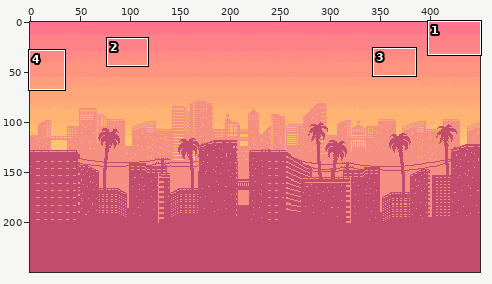
Sprite sheet -- images/slideshow/bg2.png. The first picture is a wide view before the edit; the outline marks the close-up.
Close-up. Old version:
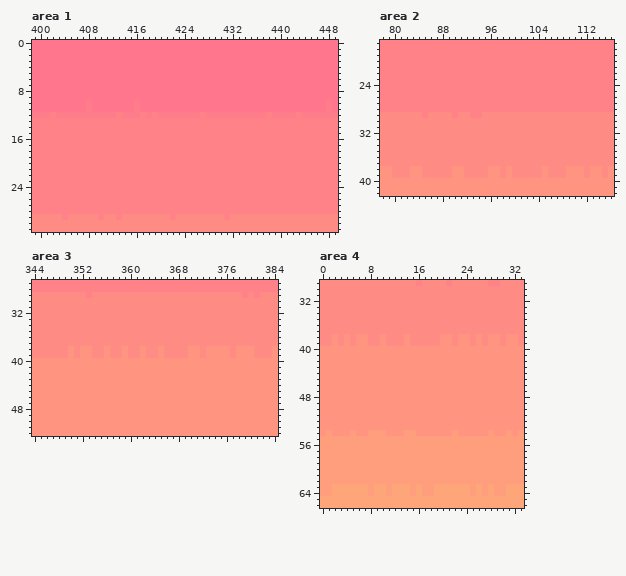
The file is 450x250 pixels. Colours within 5 levels of each other are drawn and written as one. Shown: area 1: x 399..449, y 0..31; area 2: x 78..116, y 17..42; area 3: x 344..384, y 27..52; area 4: x 0..33, y 29..66. The commit also changed other parts of the picture, which this record leaves out.
The same view after the edit:
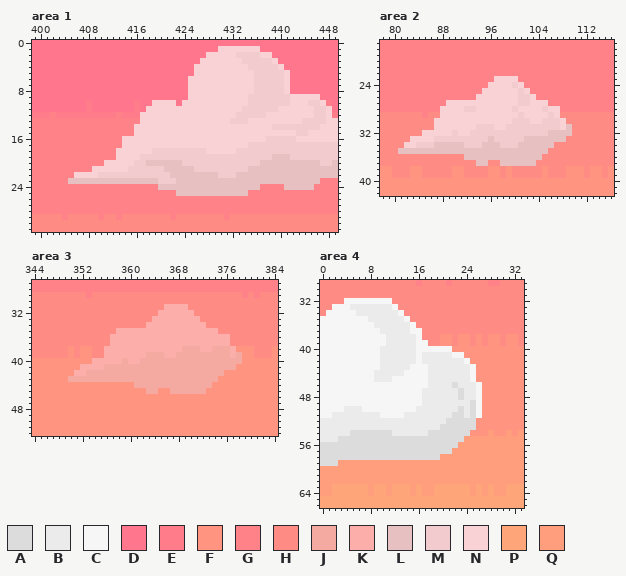
Palette (. is transparent): A #dcdcdc  B #ebebeb  C #f6f6f6  D #ff768d  E #ff7c8b  F #ff9481  G #ff8288  H #ff8c84  J #f4aaa0  K #fcafaa  L #e7c1c2  M #f1cbcd  N #f9d2d5  P #ffa57a  Q #ff9e7d
From old to new:
Changed rows in their new state; - is an unchanged pixel.
Area 1:
first column x 405:
 1 -------------------------NNNNNNN-------------
 2 -----------------------NNNNNMMMMNN-----------
 3 ----------------------NNNNNNNMMMMMN----------
 4 ---------------------NNNNNNNNNMMMMMN---------
 5 ---------------------NNNNNNNNNNMMMMMN--------
 6 --------------------NNNNNNNNNNNMMMMMN--------
 7 --------------------NNNNNNNNNNNMMMMMN--------
 8 --------------------NNNNNNNNNNNMMMMMN--------
 9 --------------------NNNNNNNNNNMMMMMMMNNNNN---
10 --------------NNNN-NNNNNNNNNNNMMMMMMMNNNMMN--
11 -------------NNNNNNNNNNNNNNNNMMMMMMNNNNNNMMN-
12 ------------NNNNNNNNNNNNNNNNMMMMMNNNNNNNNMMN-
13 ------------NNNNNNNNNNNNNNNMMMNNNNNNNNNMMMMNN
14 -----------NNNNNNNNNNNNNNNNNNNNNNNMMMMMMMMNNN
15 -----------NNNNNNNNNNNNNNNNNNNNNNNNNNNMMNNNNN
16 ---------NNNNNNNNNNNNNNNNNNNNNNNNMMMMMNNNNNNN
17 ---------NNNNNNNNNNNNNNNNNNNNNMMMMMMMMMMMMMMM
18 --------NNNNNNMMMMMMMMMNNNNNMMMMMMMMMMMMMMMMM
19 --------NNNNMMMMMMMMMMMMMMMMMMMMMMLLLMMMMMMMM
20 ------NNNNNMMLLLLLLMMMMMMMMMMMMMLLLLLLLLLLMML
21 ----NNNNNNMMMMMMLLLLLMMMMMMMMMLLLLLLLLLLLLLLL
22 -NNNNMMMMMMMMMMMMLLLLLLLLMMMLLLLLLLLLLLLLLLLL
23 LLLLLLLLLLLLLLLMMMLLLLLLLLLLLLLLLLLLLLLLLL---
24 ---------------LLLLLLLLLLLLLLLLL----LLLLL----
25 ------------------LLLLLLLLLLLL---------------
Area 2:
first column x 81:
23 ----------------NNNN---------
24 ---------------NNNNMN--------
25 --------------NNNNNNMN-------
26 -------------NNNNNNNMMN------
27 --------NNNNNNNNNNNNMMNNN----
28 -------NNNNMMNNNNNNMNNNNMNN--
29 -------NNNNNNNNNNNNNMNNNNMN--
30 ------NNNNNNNNNNNNNMMMNNMMMN-
31 ------NNNNNNNMMMNNMMMMMMMMMNL
32 ----NNNNNMNNMMMMMMMMMMMMMLLLL
33 --NNNNMMMMMMMMMLMMMMMLLLLLLL-
34 -NNMMMLLLLLMMMLLLMMMLLLLLL---
35 LLLLLLLLLLLLLLLLLLLLLLLLL----
36 -----------LLLLLLLLLLLLL-----
37 -------------LL--LLLLLL------
Area 3:
first column x 350:
31 ----------------KKKK---------
32 ---------------KKKKKK--------
33 --------------KKKKKKKK-------
34 -------------KKKKKKKKKK------
35 --------KKKKKKKKKKKKKKKKK----
36 -------KKKKKKKKKKKKKKKKKKKK--
37 -------KKKKKKKKKKKKKKKKKKKK--
38 ------KKKKKKKKKKKKKJJJKKJJJK-
39 ------KKKKKKKJJJKKJJJJJJJJJKJ
40 ----KKKKKJKKJJJJJJJJJJJJJJJJJ
41 --KKKKJJJJJJJJJJJJJJJJJJJJJJ-
42 -KKJJJJJJJJJJJJJJJJJJJJJJJ---
43 JJJJJJJJJJJJJJJJJJJJJJJJJ----
44 -----------JJJJJJJJJJJJJ-----
45 -------------JJ--JJJJJJ------
Area 4:
first column x 0:
32 ----CCCCCCCC---------------
33 --CCCBBBBBBBC--------------
34 -CCCCCBBBBBBBC-------------
35 CCCCCCCCBBBBBBC------------
36 CCCCCCCCCBBBBBBC-----------
37 CCCCCCCCCCBBBBBCC----------
38 CCCCCCCCCCCBBBBBC----------
39 CCCCCCCCCCCBBBBBCC---------
40 CCCCCCCCCCBBBBBBCCCCCC-----
41 CCCCCCCCCCBBBBBBCBBBBBCC---
42 CCCCCCCCCCBBBBBBCBBBBBBBC--
43 CCCCCCCCCCBBBBBCCCBBBBBBBC-
44 CCCCCCCCCBBBBBCCCCBBBBBBBC-
45 CCCCCCCCCBBBCCCCCCBBBBBBBC-
46 CCCCCCCCCCCCCCCCCCBBBBABBBC
47 CCCCCCCCCCCCCCCCCBBBBBBABBC
48 CCCCCCCCCCCCCCCCCBBBBBBABBC
49 CCCCCCCCCCCCCCCCCBBBBBBBBAC
50 CCCCBBBCCCCCCCCCBBBBBBBABAC
51 CCBBBBBBBBCCCCBBBBBBBBAABAC
52 BBBBBBBBBBBBBBBBBBBBBAAAAA-
53 BBBBBBBBBBBBBBBBBBBBAAAAAA-
54 BBBBBAAAAAAABBBBBBAAAAAAA--
55 BBBAAAAAAAAAAAAAAAAAAAAA---
56 AAAAAAAAAAAAAAAAAAAAAAA----
57 AAAAAAAAAAAAAAAAAAAAAA-----
58 AAAAAAAAAAAAAAAAAAAA-------
59 AAA------------------------
Pixel boxes of the changes (left, top, right, bottom) in both close-ups:
changed: (68, 46, 338, 196)
changed: (398, 76, 572, 166)
changed: (68, 304, 242, 394)
changed: (320, 298, 482, 466)
